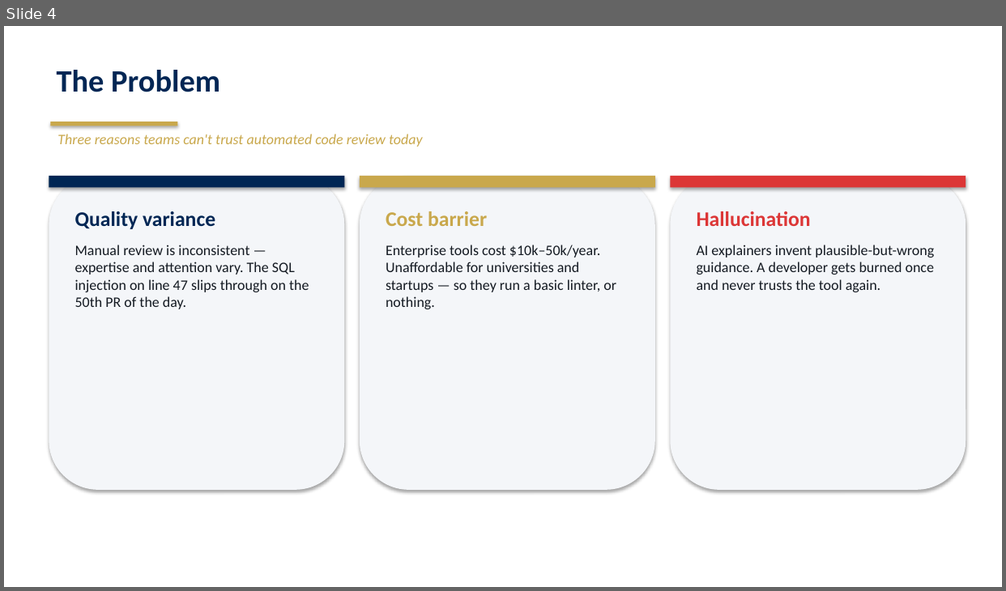
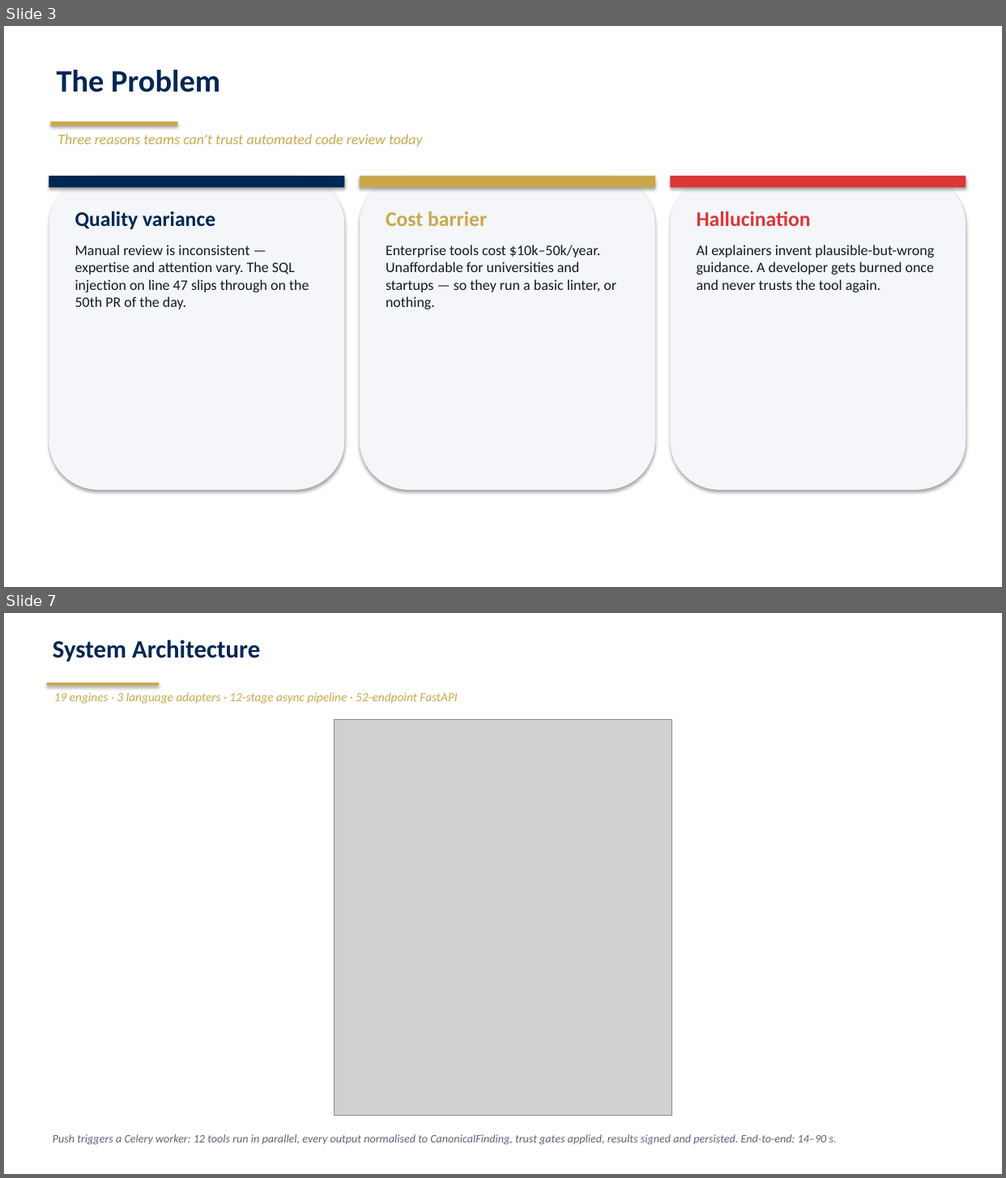
Before and after one commit to starredjaco/ACR-QA, a slide deck: docs/ACR-QA_Defense.odp. Shown one above the other, each under a label of ours: slide 4 before the commit, slides 3 and 7 after it; the slides between them are not shown. The pictures are 1006x591 and 1006x1178 pixels, drawn with LibreOffice and Linux fonts; fonts in the diff are those of the drawing; grey boxes stand for pictures. Boxes give left, top, right and bottom in pixels: in the first picture for what was removed or moved away, otherwise in the second. Text is boxed around its words. In the diff, an @@ line names an element or a change of style, - is before the commit and + after.

```diff
--- a/docs/ACR-QA_Defense.odp
+++ b/docs/ACR-QA_Defense.odp
@@ slide 7 added at box(4, 613, 1002, 1174), background #FFFFFF @@
@@ text added at box(53, 640, 260, 662), 24 pt, text #002654, bold @@
+System Architecture
@@ rectangle added at box(47, 683, 159, 686), fill #C9A84C @@
@@ text added at box(54, 692, 457, 704), 12 pt, text #C9A84C, italic @@
+19 engines · 3 language adapters · 12-stage async pipeline · 52-endpoint FastAPI
@@ picture added at box(334, 719, 671, 1116) @@
@@ text added at box(53, 1135, 837, 1145), 11 pt, text #5B6672, italic @@
+Push triggers a Celery worker: 12 tools run in parallel, every output normalised to CanonicalFinding, trust gates applied, results signed and persisted. End-to-end: 14–90 s.
@@ what was slide 4 is now slide 3 @@
```
Also in this commit, not shown: 7 slides changed, 5 other slides added, 8 slides removed, 3 other files.
